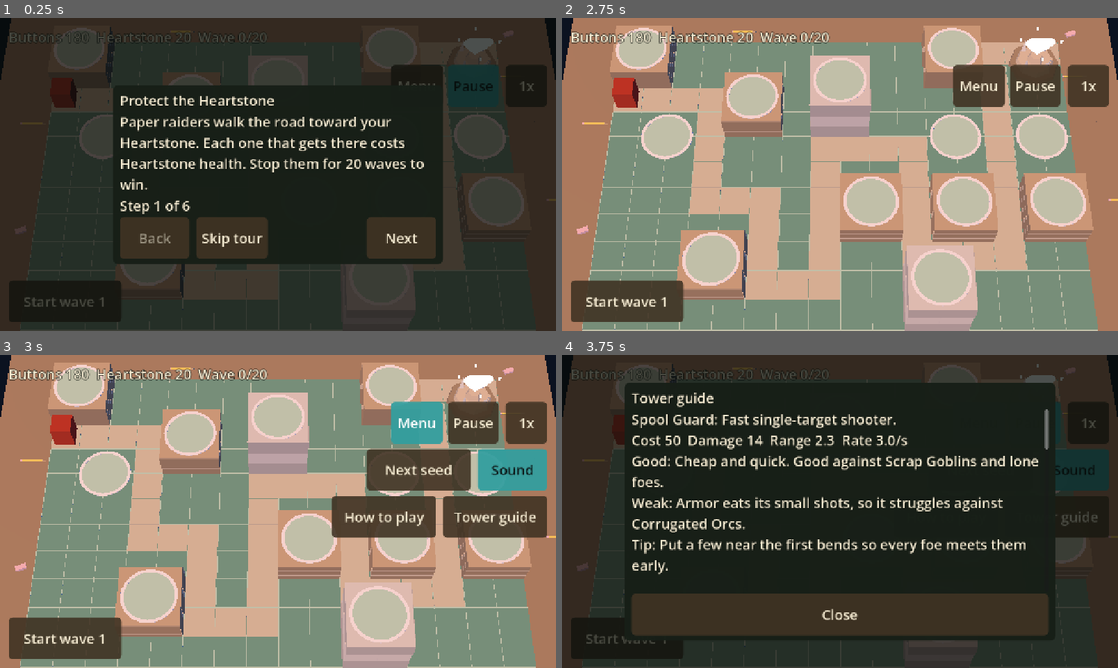
Above: before the commit, frames 1-4 (two rows, left to right).
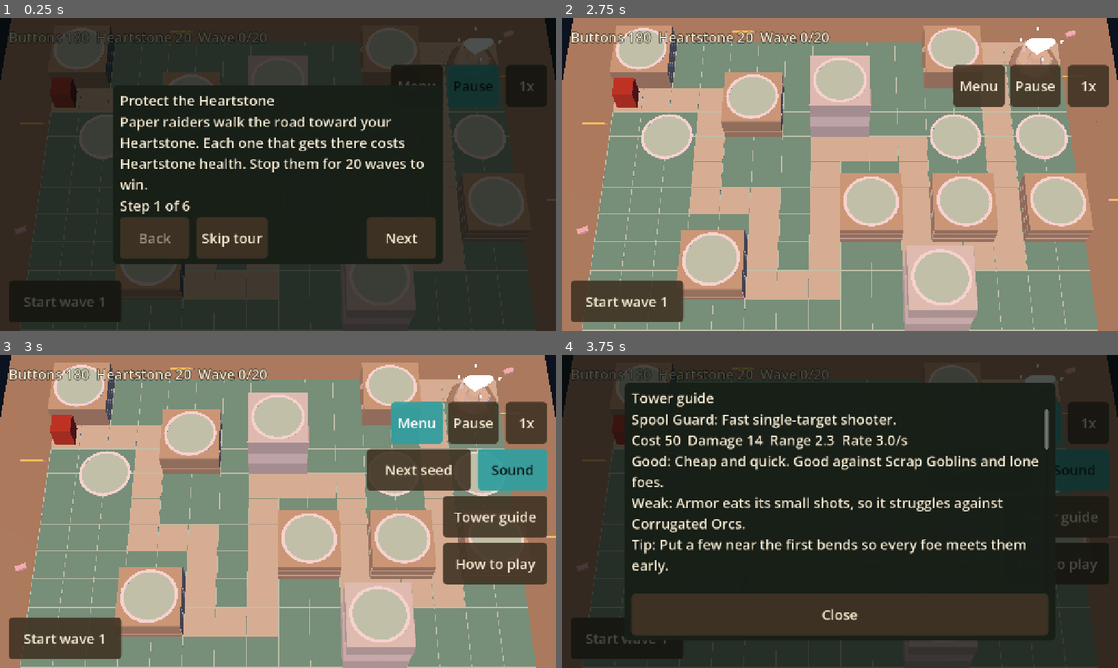
Above: after the commit, the same moments.

Repository: juanpalopez/psychic-bassoon
Game: Godot game, scene res://main.tscn
Two runs of this game, one before a commit and one after it. Both use one fixed random seed, a clock stepped at 60 frames per second and the inputs below.
Inputs:
- Up to frame 1 (0.25 s): no input
- Up to frame 2 (2.75 s): click "Start wave 1" at 0.5 s; click "Start wave 1" at 1.25 s; click "Skip tour" at 2 s
- Up to frame 3 (3 s): click "Menu" at 2.75 s
- Up to frame 4 (3.75 s): click "Tower guide" at 3.5 s

Frames 1-2 are identical in both runs. In frame 3, 4.9% of the frame differs, in the area x 59-99%, y 45-74%; in frame 4, 1.0%.

Commit message:
fix(ui): keep the tour clear of its outline and pin the overlay pause
The card moves away from the control a step outlines, a hidden control is not
outlined, the game waits until both overlays are closed, a restart behind an
overlay stays paused, the two Menu buttons stack clear of the game-over card,
and the first card's wave count is tied to the rules.

Refs #260

Co-Authored-By: Claude Sonnet 5.5 <noreply@anthropic.com>
Claude-Session: https://claude.ai/code/session_013kCD1gD2mF2bzJQYitQCV3

Diff:
--- a/godot/content/guide.gd
+++ b/godot/content/guide.gd
@@ -84,7 +84,7 @@
 	{
 		"role": "Magic beam that ignores armor.",
 		"strong": "The answer to Corrugated Orcs and the Cardboard Golem.",
-		"weak": "Costly, with a short reach, and it does little against swarms.",
+		"weak": "Costly, and its reach is modest, so it is best saved for armored foes.",
 		"tip": "Keep one covering the long stretch before the Heartstone.",
 	},
 	"guardTent":
--- a/godot/main.gd
+++ b/godot/main.gd
@@ -266,6 +266,7 @@
 	select_cell(BoardSpace.NO_CELL)
 	_game_over.close()
 	_speed = GameSpeed.new()
+	_speed.paused = _tour.is_open() or _guide.is_open()
 	_towers.sync(_game.towers, _board.surface_height, _game.map.footprint)
 	_update_launch_button()
 
@@ -361,8 +362,6 @@
 	_message.visible = true
 
 
-## The `seed` query parameter of the page as an int, or null when there is none
-## (or it is not a whole number of at most 16 characters).
 ## The page's `?tour=` value ("0" turns the first-time tour off), or "".
 func _tour_param() -> String:
 	if not OS.has_feature("web"):
@@ -402,10 +401,15 @@
 		if not _tour.is_open() and not _guide.is_open():
 			_paused_before_overlay = _speed.paused
 		_speed.paused = true
+	elif _tour.is_open() or _guide.is_open():
+		# the other overlay is still open: the game keeps waiting
+		_speed.paused = true
 	else:
 		_speed.paused = _paused_before_overlay
 
 
+## The `seed` query parameter of the page as an int, or null when there is none
+## (or it is not a whole number of at most 16 characters).
 func _seed_from_url() -> Variant:
 	if not OS.has_feature("web"):
 		return null
--- a/godot/main.tscn
+++ b/godot/main.tscn
@@ -106,10 +106,10 @@
 theme = ExtResource("10_theme")
 anchor_left = 1.0
 anchor_right = 1.0
-offset_left = -516.0
-offset_top = 324.0
-offset_right = -276.0
-offset_bottom = 420.0
+offset_left = -260.0
+offset_top = 432.0
+offset_right = -20.0
+offset_bottom = 528.0
 grow_horizontal = 0
 custom_minimum_size = Vector2(240, 96)
 text = "How to play"
--- a/godot/tests/test_hud_flow.gd
+++ b/godot/tests/test_hud_flow.gd
@@ -95,7 +95,10 @@
 	# the scene closes the overlay on a frame when the game is not over
 	main.set_process(false)
 	await get_tree().process_frame
-	if shown == "Menu":
+	if shown == "GameOver+Menu":
+		(main.get_node("Hud/MenuButton") as Button).button_pressed = true
+		(main.get_node("Hud/GameOver") as GameOverPanel).show_for(1)
+	elif shown == "Menu":
 		(main.get_node("Hud/MenuButton") as Button).button_pressed = true
 	elif shown == "Message":
 		var message := main.get_node("Hud/Message") as Label
@@ -122,7 +125,9 @@
 func test_no_hud_controls_overlap_on_wide_and_narrow_phones() -> void:
 	# 1558x720 is an 844x390 phone: expand stretch widens the 1280x720 canvas
 	for size in [Vector2i(1280, 720), Vector2i(1558, 720)]:
-		for shown in ["", "GameOver", "BuildMenu", "TowerPanel", "Message", "Menu"]:
+		for shown in [
+			"", "GameOver", "BuildMenu", "TowerPanel", "Message", "Menu", "GameOver+Menu"
+		]:
 			var rects := await _hud_rects(size.x, size.y, shown)
 			var names := rects.keys()
 			# the web page's Full screen button floats over the top-right corner
--- a/godot/tests/test_tour_flow.gd
+++ b/godot/tests/test_tour_flow.gd
@@ -80,3 +80,63 @@
 	for step in preload("res://content/guide.gd").TOUR_STEPS:
 		if step.target != "":
 			assert_true(main.get_node("Hud").get_node_or_null(step.target) is Control, step.target)
+
+
+func test_the_guide_with_a_player_pause_keeps_the_pause() -> void:
+	var main := await _main()
+	main._speed.paused = true
+	main.get_node("Hud/TowerGuide").pressed.emit()
+	(_node(main, GuidePanel) as GuidePanel).close_button().pressed.emit()
+	assert_true(main._speed.paused)
+
+
+func test_the_game_waits_until_both_overlays_are_closed() -> void:
+	var main := await _main()
+	var tour := _node(main, Tour) as Tour
+	var guide := _node(main, GuidePanel) as GuidePanel
+	main.get_node("Hud/HowToPlay").pressed.emit()
+	main.get_node("Hud/TowerGuide").pressed.emit()
+	tour.skip_button().pressed.emit()
+	assert_eq(main._speed.ticks_speed(), 0, "the guide is still open")
+	guide.close_button().pressed.emit()
+	assert_gt(main._speed.ticks_speed(), 0)
+
+
+func test_a_restart_behind_an_overlay_stays_paused() -> void:
+	var main := await _main()
+	main.get_node("Hud/HowToPlay").pressed.emit()
+	main._start(main.game().seed + 1)
+	assert_eq(main._speed.ticks_speed(), 0)
+	(_node(main, Tour) as Tour).skip_button().pressed.emit()
+	assert_gt(main._speed.ticks_speed(), 0)
+
+
+func _targeted_steps() -> Array[int]:
+	var steps: Array[int] = []
+	var all: Array = preload("res://content/guide.gd").TOUR_STEPS
+	for i in all.size():
+		if all[i].target != "":
+			steps.append(i)
+	return steps
+
+
+func test_the_card_never_covers_the_control_it_outlines() -> void:
+	for size in [Vector2i(1280, 720), Vector2i(1558, 720), Vector2i(1366, 1024)]:
+		var port := SubViewport.new()
+		port.size = size
+		add_child_autofree(port)
+		var main := MAIN_SCENE.instantiate()
+		port.add_child(main)
+		main.set_process(false)
+		await get_tree().process_frame
+		var tour := _node(main, Tour) as Tour
+		main.get_node("Hud/HowToPlay").pressed.emit()
+		await get_tree().process_frame
+		for step in _targeted_steps():
+			tour.go_to(step)
+			await get_tree().process_frame
+			if tour.highlight_visible():
+				assert_false(
+					tour.card_rect().intersects(tour.highlight_rect()),
+					"step %d at %s" % [step, size]
+				)
--- a/godot/tests/ui/test_guide_content.gd
+++ b/godot/tests/ui/test_guide_content.gd
@@ -3,6 +3,8 @@
 
 const GUIDE := preload("res://content/guide.gd")
 const TOWERS := preload("res://content/towers.gd")
+const FOES := preload("res://content/foes.gd")
+const RULES := preload("res://content/game_rules.gd")
 
 
 func test_the_tour_has_a_few_steps_each_with_a_title_and_text() -> void:
@@ -39,3 +41,15 @@
 		all += String(GUIDE.TOWERS[id].strong) + String(GUIDE.TOWERS[id].weak)
 	assert_true(all.contains("Scrap Goblin"))
 	assert_true(all.contains("Corrugated Orc"))
+
+
+func test_the_words_match_the_rules_they_describe() -> void:
+	# the first card names the number of waves to win
+	assert_string_contains(GUIDE.TOUR_STEPS[0].text, "%d waves" % RULES.WIN_WAVE)
+	# the guide says the Cardboard Golem cannot be blocked, and the foe data agrees
+	assert_string_contains(GUIDE.TOWERS.guardTent.strong, "Cardboard Golem cannot be blocked")
+	assert_false(FOES.DEFS.cardboardGolem.blockable)
+	# the guide says the Prism Spire ignores armor: it is the magic damage type
+	assert_string_contains(GUIDE.TOWERS.prismSpire.role, "ignores armor")
+	assert_eq(TOWERS.DEFS.prismSpire.damage_type, "magic")
+	assert_gt(FOES.DEFS.corrugatedOrc.armor, 0)
--- a/godot/tests/ui/test_tour.gd
+++ b/godot/tests/ui/test_tour.gd
@@ -95,3 +95,18 @@
 	tour.start()
 	assert_eq(tour.size, tour.get_viewport_rect().size)
 	assert_eq(tour.position, Vector2.ZERO)
+
+
+func test_a_hidden_target_is_not_outlined() -> void:
+	var tour := _tour()
+	var target := Control.new()
+	target.size = Vector2(120.0, 96.0)
+	add_child_autofree(target)
+	target.visible = false
+	tour.target_resolver = func(_path: String) -> Control: return target
+	tour.start()
+	tour.go_to(_first_step_with_target())
+	assert_false(tour.highlight_visible(), "no frame over a button that is not there")
+	target.visible = true
+	tour.go_to(_first_step_with_target())
+	assert_true(tour.highlight_visible())
--- a/godot/tests/ui/test_tour_progress.gd
+++ b/godot/tests/ui/test_tour_progress.gd
@@ -25,3 +25,9 @@
 	progress.mark_seen()
 	assert_true(progress.seen())
 	assert_true(memory.seen)
+
+
+func test_a_browser_that_will_not_store_still_stops_the_tour_for_the_session() -> void:
+	var progress := TourProgress.new(func() -> bool: return false, func() -> void: pass)
+	progress.mark_seen()
+	assert_true(progress.seen())
--- a/godot/ui/guide_panel.gd
+++ b/godot/ui/guide_panel.gd
@@ -16,6 +16,7 @@
 var _entries: Array[Label] = []
 var _close := Button.new()
 var _card: PanelContainer
+var _open := false
 
 
 func _ready() -> void:
@@ -54,6 +55,7 @@
 	_close.custom_minimum_size = CLOSE_SIZE
 	_close.pressed.connect(
 		func() -> void:
+			_open = false
 			visible = false
 			closed.emit()
 	)
@@ -61,6 +63,7 @@
 
 
 func open() -> void:
+	_open = true
 	visible = true
 	_fit()
 
@@ -75,7 +78,7 @@
 
 
 func is_open() -> bool:
-	return visible
+	return _open
 
 
 func entry_count() -> int:
--- a/godot/ui/tour.gd
+++ b/godot/ui/tour.gd
@@ -10,6 +10,8 @@
 const THEME := preload("res://ui/hud_theme.tres")
 const CARD_HALF_WIDTH := 380.0
 const CARD_HALF_HEIGHT := 170.0
+## The card moves this far off the middle, away from the control a step outlines.
+const CARD_SHIFT := 60.0
 const BUTTON_SIZE := Vector2(160.0, 96.0)
 const OUTLINE_GROW := 8.0
 
@@ -17,9 +19,11 @@
 var target_resolver: Callable = _find_target
 
 var _index := 0
+var _target_name := ""
 var _open := false
 var _dim: Panel
 var _highlight: Panel
+var _card: PanelContainer
 var _title := Label.new()
 var _body := Label.new()
 var _counter := Label.new()
@@ -111,6 +115,11 @@
 	return _skip
 
 
+## The card's rectangle, for tests.
+func card_rect() -> Rect2:
+	return Rect2(_card.global_position, _card.size)
+
+
 func highlight_visible() -> bool:
 	return _highlight.visible
 
@@ -123,6 +132,8 @@
 func _fit() -> void:
 	position = Vector2.ZERO
 	size = get_viewport_rect().size
+	if _open:
+		_outline(_target_name)
 
 
 func _finish() -> void:
@@ -132,13 +143,24 @@
 
 
 func _outline(target_name: String) -> void:
+	_target_name = target_name
 	var target: Control = target_resolver.call(target_name) if target_name != "" else null
-	_highlight.visible = target != null
-	if target == null:
+	# a control that is hidden (the Start wave button while a wave comes out) is not outlined
+	_highlight.visible = target != null and target.is_visible_in_tree()
+	_shift_card(0.0)
+	if not _highlight.visible:
 		return
 	var rect := Rect2(target.global_position, target.size).grow(OUTLINE_GROW)
 	_highlight.global_position = rect.position
 	_highlight.size = rect.size
+	# a control in the top half sends the card down, one in the bottom half sends it up
+	var in_top_half := rect.get_center().y < size.y / 2.0
+	_shift_card(CARD_SHIFT if in_top_half else -CARD_SHIFT)
+
+
+func _shift_card(by: float) -> void:
+	_card.offset_top = -CARD_HALF_HEIGHT + by
+	_card.offset_bottom = CARD_HALF_HEIGHT + by
 
 
 func _find_target(target_name: String) -> Control:
@@ -147,6 +169,7 @@
 
 func _build_card() -> void:
 	var card := PanelContainer.new()
+	_card = card
 	card.theme_type_variation = &"Card"
 	card.anchor_left = 0.5
 	card.anchor_right = 0.5
--- a/godot/ui/tour_progress.gd
+++ b/godot/ui/tour_progress.gd
@@ -8,6 +8,8 @@
 
 var _read: Callable
 var _write: Callable
+# a browser that refuses to store (private mode) still stops asking in the same session
+var _seen_now := false
 
 
 func _init(read: Callable, write: Callable) -> void:
@@ -42,8 +44,9 @@
 
 
 func seen() -> bool:
-	return _read.call()
+	return _seen_now or _read.call()
 
 
 func mark_seen() -> void:
+	_seen_now = true
 	_write.call()
